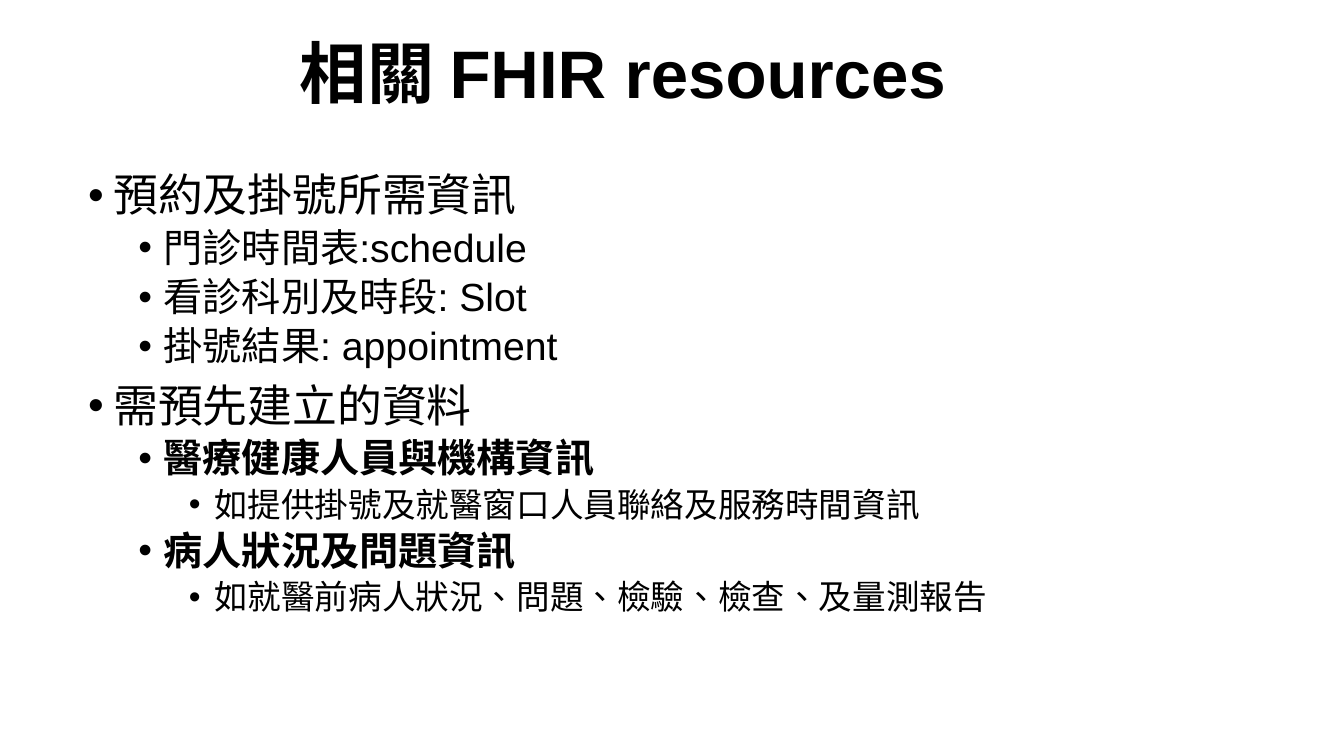
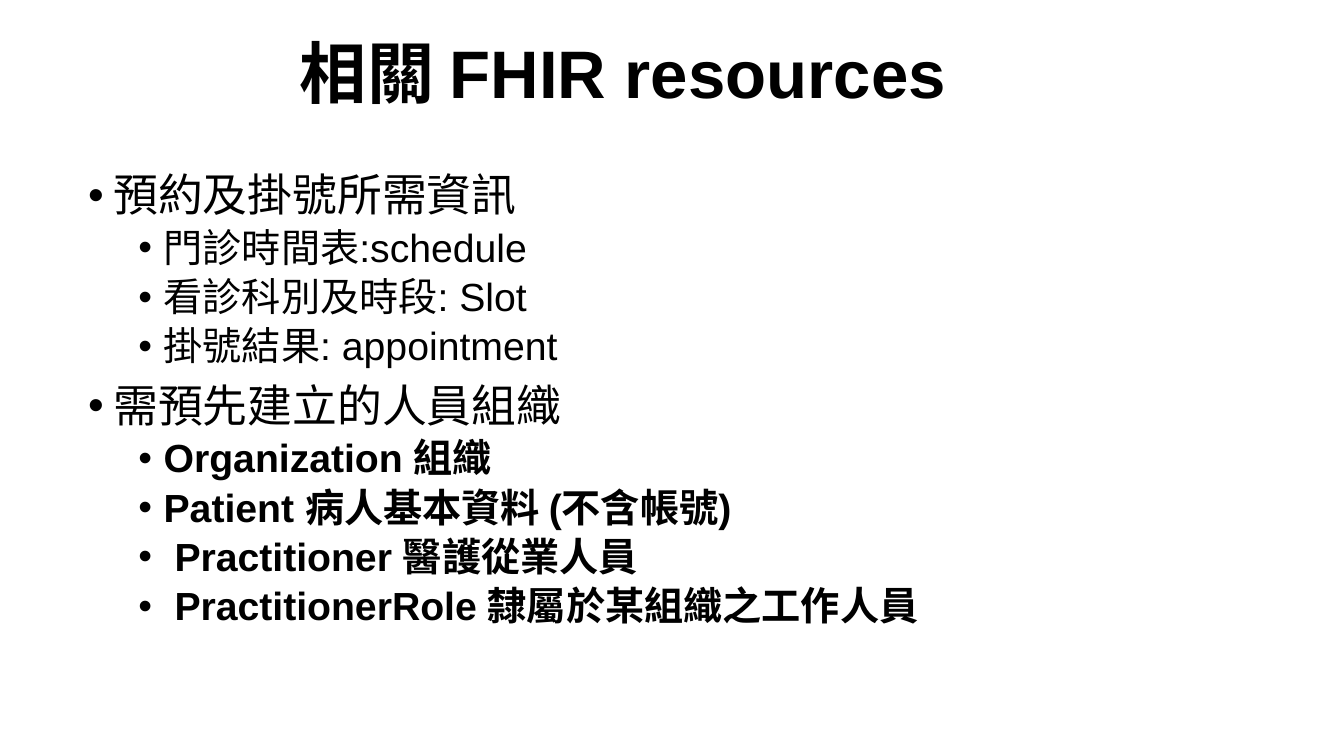
Before and after one commit to mos2718/FHIRspec, a slide deck: slide 5 of Spec/FHIR Appointment.pptx (slide 2 before the commit). Drawn at 1344x756 pixels with LibreOffice and Linux fonts; fonts in the diff are those of the drawing. Boxes give left, top, right and bottom in pixels: in the first picture for what was removed or moved away, otherwise in the second. Text is boxed around its words. In the diff, an @@ line names an element or a change of style, - is before the commit and + after.

```diff
--- a/Spec/FHIR Appointment.pptx
+++ b/Spec/FHIR Appointment.pptx
@@ text at box(113, 384, 919, 624): text changed; size 24 to 28 pt; bold on @@
-• 需預先建立的資料
-  • 醫療健康人員與機構資訊
-    • 如提供掛號及就醫窗口人員聯絡及服務時間資訊
-  • 病人狀況及問題資訊
-    • 如就醫前病人狀況、問題、檢驗、檢查、及量測報告
+• 需預先建立的人員組織
+  • Organization 組織
+  • Patient 病人基本資料 (不含帳號)
+  • Practitioner 醫護從業人員
+  • PractitionerRole 隸屬於某組織之工作人員
```
Also in this commit, not shown: 2 other slides changed, 4 slides added.
